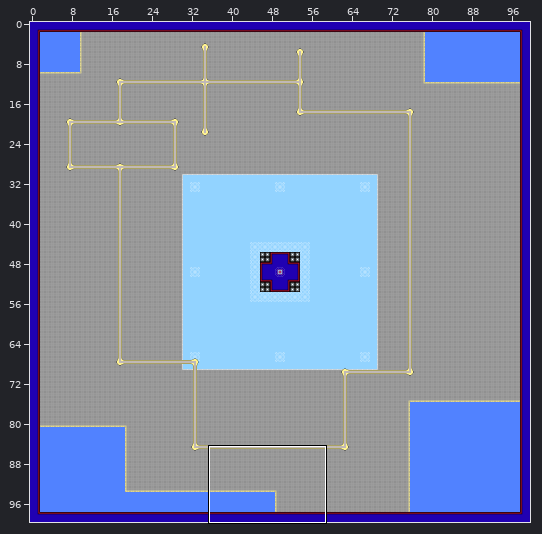
An edit to a level. Tiled map, Assets/Ready/TileMaps/Level_13.tmx. The first picture is a wide view before the edit; the outline marks the close-up.
Close-up. The starting point:
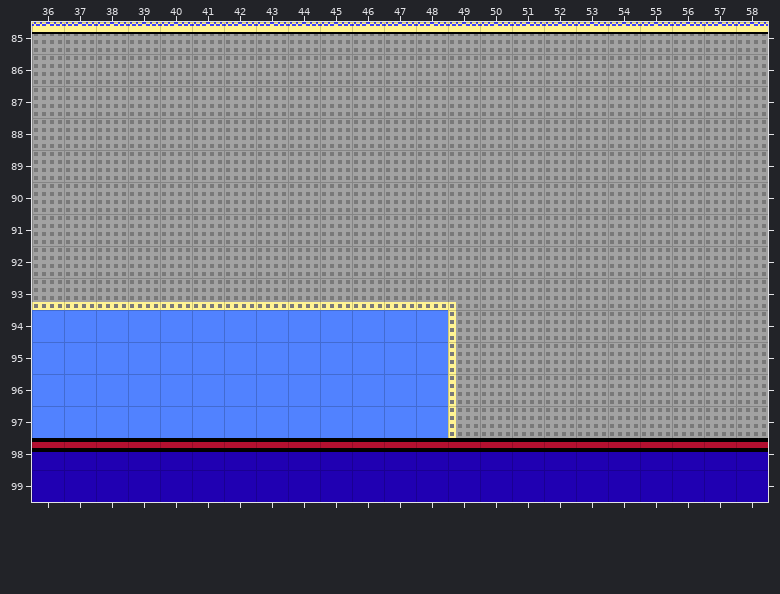
Cells are 16x16 px. Shown: x 36..58, y 85..99.
After:
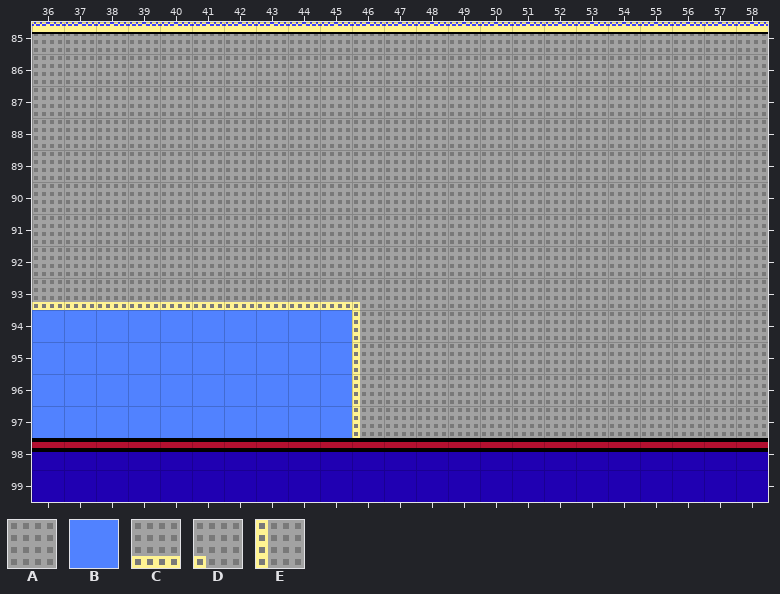
Key: from "level_11": A 19, B 64, C 133, D 217, E 231.
_ is an empty cell, . an unchanged one.
Author's note on the commit: Added stub of level 1-3 with one wave.
What changed:
--- layer "Floor"
@@ x 46..49 @@
- 93 CCCD
- 94 BBBE
- 95 BBBE
- 96 BBBE
- 97 BBBE
+ 93 DAAA
+ 94 EAAA
+ 95 EAAA
+ 96 EAAA
+ 97 EAAA
